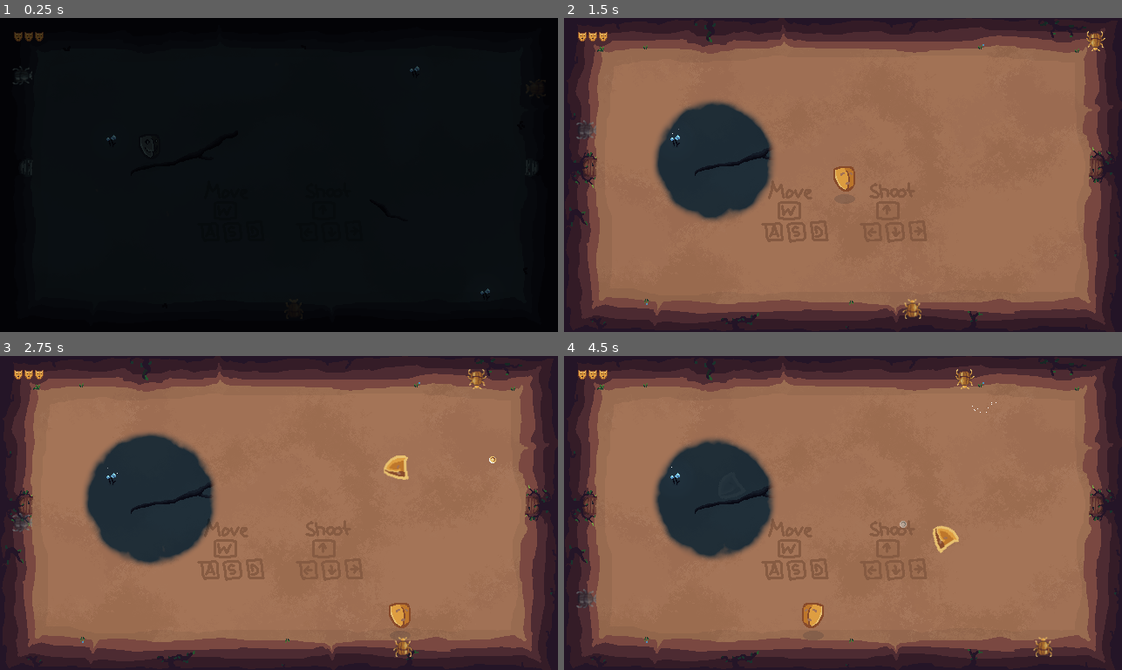
Above: before the commit, frames 1-4 (two rows, left to right).
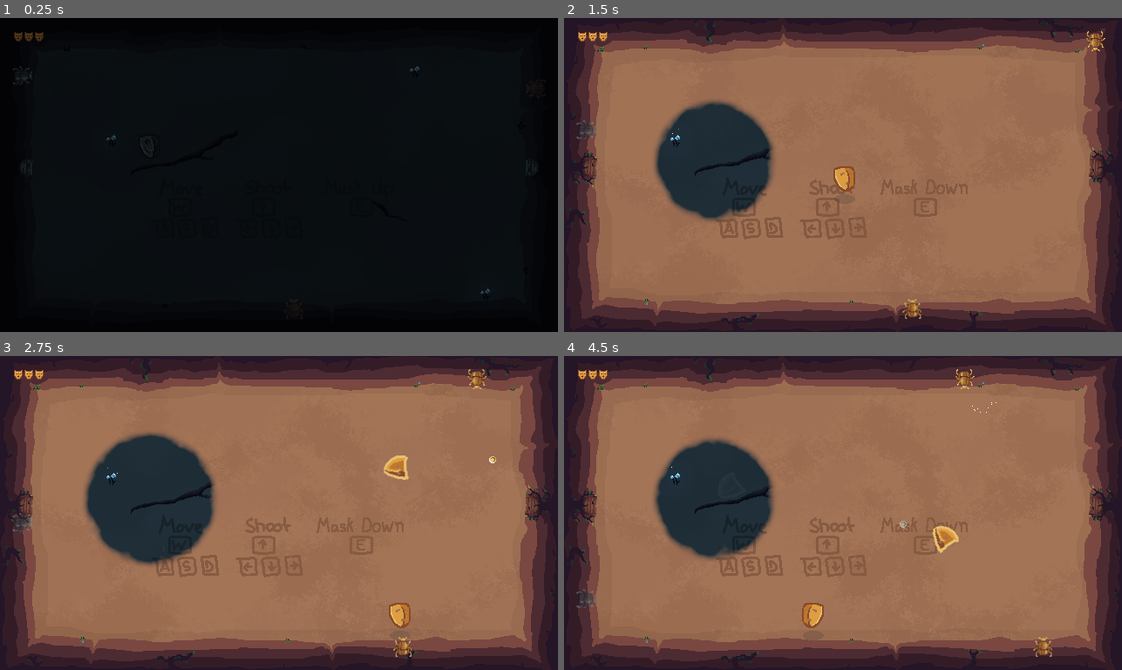
Above: after the commit, the same moments.

Repository: MarcelBlasius/Global-Game-Jam-2026
Game: Godot game, scene res://scenes/main_scene.tscn
The game is run twice, just before and just after one commit, with the same random seed, the same clock (stepped at 60 frames per second) and the same inputs.
Inputs (mouse positions are in pixels of both pictures, inside the frame that each line leads up to):
- Up to frame 1 (0.25 s): no input
- Up to frame 2 (1.5 s): tap Enter at 0.5 s; move the mouse to (965, 159) at 0.52 s; hold D (right) 0.53-1.28 s; tap Shift at 0.6 s; click (965, 159) at 0.67 s; move the mouse to (731, 190) at 1.27 s; hold S (down) from 1.28 s (still down); tap Ctrl at 1.35 s
- Up to frame 3 (2.75 s): move the mouse to (334, 443) at 2.02 s; release S (down) at 2.03 s; hold D (right) from 2.03 s (still down); tap Shift at 2.1 s
- Up to frame 4 (4.5 s): move the mouse to (815, 575) at 2.77 s; release D (right) at 2.78 s; hold Up (shoot up) 2.78-3.53 s; tap Ctrl at 2.85, 4.35 s; click (815, 575) at 2.92 s; move the mouse to (1010, 560) at 3.52 s; hold A (left) from 3.53 s (still down); tap Shift at 3.6 s; move the mouse to (675, 465) at 4.27 s

The runs differ from the first frame. In frame 2, 1.5% of the frame differs, in the area x 27-73%, y 51-72%; in frame 3, 1.5%; in frame 4, 1.6%.

Commit message:
added mask up/down to tutorial

Diff:
--- a/spectra/scenes/silas/background.tscn
+++ b/spectra/scenes/silas/background.tscn
@@ -26,7 +26,7 @@
 position = Vector2(320, 220)
 texture = ExtResource("1_hky1a")
 region_enabled = true
-region_rect = Rect2(1408, 88, 208, 88)
+region_rect = Rect2(1424, 96, 296, 80)
 
 [node name="BackgroundWorld2" type="Node2D" parent="." unique_id=1966780275]
 
@@ -40,7 +40,7 @@
 position = Vector2(320, 220)
 texture = ExtResource("1_hky1a")
 region_enabled = true
-region_rect = Rect2(1408, -8, 208, 88)
+region_rect = Rect2(1424, 0, 296, 80)
 
 [node name="Flower" parent="BackgroundWorld2" unique_id=196264919 instance=ExtResource("2_ci8kt")]
 position = Vector2(128, 141)
Binary file changed: spectra/ressources/spritesheet.png
